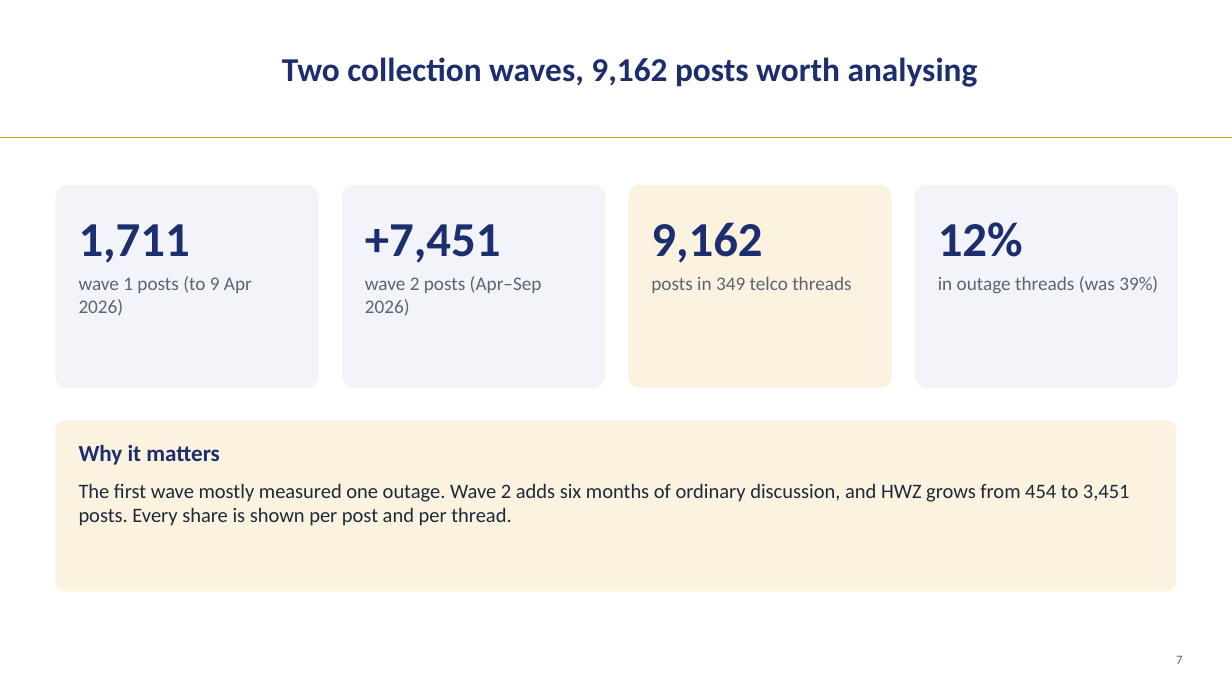
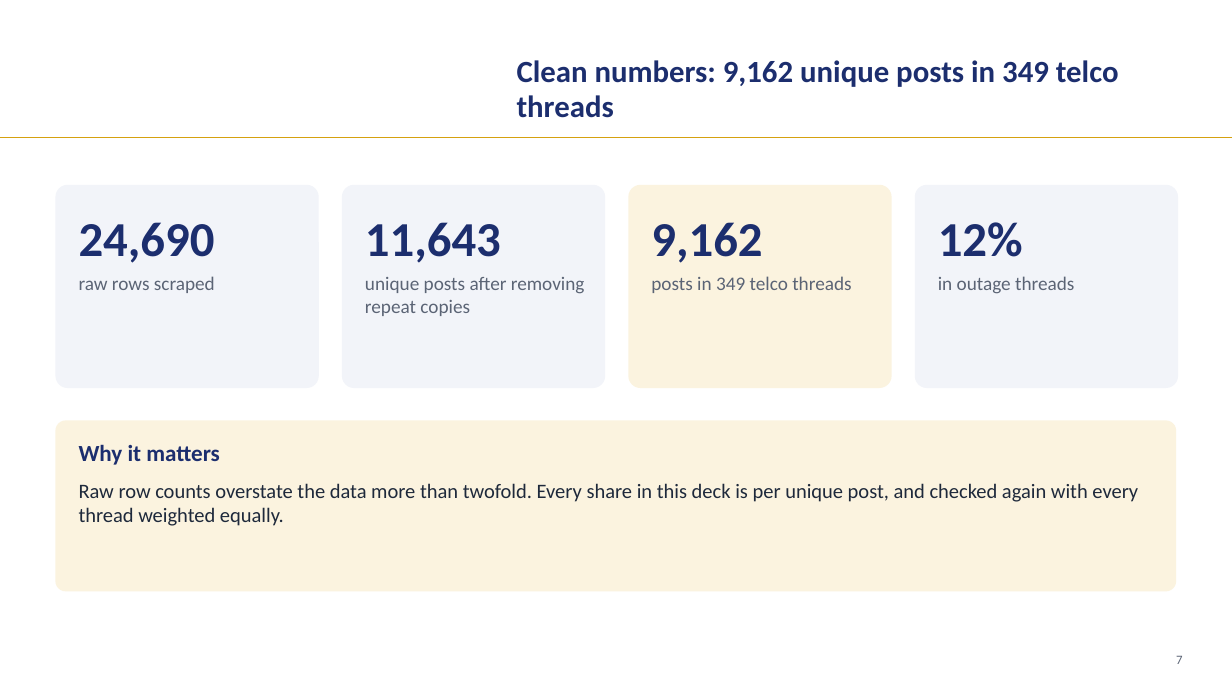
Before and after one commit to LizLicense/Public-Sentiment-Analysis-LLM-powered-Issue-Extraction, a slide deck: slide 7 of presentation/capstone_walkthrough.pptx. Drawn at 1232x693 pixels with LibreOffice and Linux fonts; fonts in the diff are those of the drawing; background and template pictures are left out. Boxes give left, top, right and bottom in pixels: in the first picture for what was removed or moved away, otherwise in the second. Text is boxed around its words. In the diff, an @@ line names an element or a change of style, - is before the commit and + after.

```diff
--- a/presentation/capstone_walkthrough.pptx
+++ b/presentation/capstone_walkthrough.pptx
@@ text at [517, 60, 1119, 118]: text changed; size 26 to 24 pt @@
-Two collection waves, 9,162 posts worth analysing
+Clean numbers: 9,162 unique posts in 349 telco threads
@@ text at [79, 222, 215, 263]: text changed @@
-1,711
+24,690
@@ text at [365, 222, 501, 263]: text changed @@
-+7,451
+11,643
@@ text at [79, 276, 215, 293]: text changed @@
-wave 1 posts (to 9 Apr 2026)
+raw rows scraped
@@ text at [365, 277, 585, 316]: text changed @@
-wave 2 posts (Apr–Sep 2026)
+unique posts after removing repeat copies
@@ text at [938, 276, 1074, 294]: text changed @@
-in outage threads (was 39%)
+in outage threads
@@ text at [79, 483, 1138, 526]: text changed @@
-The first wave mostly measured one outage. Wave 2 adds six months of ordinary discussion, and HWZ grows from 454 to 3,451 posts. Every share is shown per post and per thread.
+Raw row counts overstate the data more than twofold. Every share in this deck is per unique post, and checked again with every thread weighted equally.
```
Also in this commit, not shown: 32 other slides changed, 3 slides added, 17 other files.
